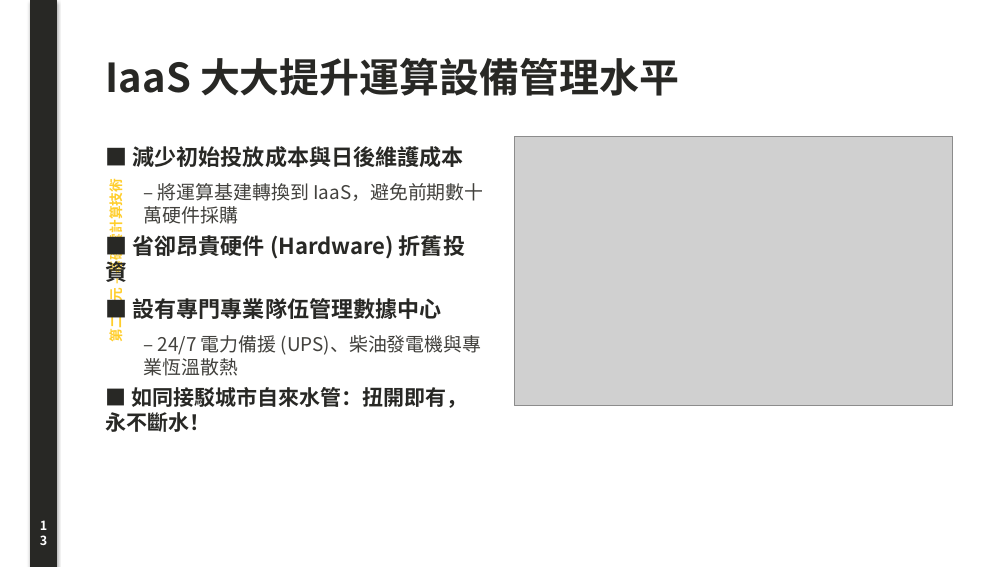
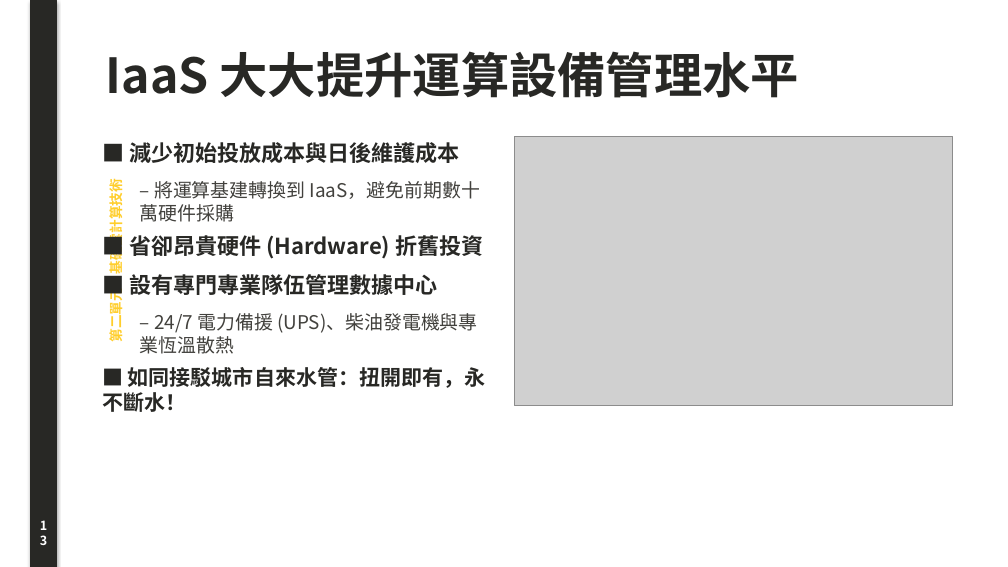
Before and after one commit to joe-ging/seed-cloud-curriculum, a slide deck: slide 13 of downloads/Deck01_Cloud_Foundations_Lecture_Note.pptx. Drawn at 1008x567 pixels with LibreOffice and Linux fonts; fonts in the diff are those of the drawing; grey boxes stand for pictures. Boxes give left, top, right and bottom in pixels: in the first picture for what was removed or moved away, otherwise in the second. Text is boxed around its words. In the diff, an @@ line names an element or a change of style, - is before the commit and + after.

```diff
--- a/downloads/Deck01_Cloud_Foundations_Lecture_Note.pptx
+++ b/downloads/Deck01_Cloud_Foundations_Lecture_Note.pptx
@@ text "IaaS 大大提升運算設備管理水平": place and size @@
-text "IaaS 大大提升運算設備管理水平" at <box>106,58,679,96</box>
+text "IaaS 大大提升運算設備管理水平" at <box>106,51,799,98</box>
@@ text "IaaS 大大提升運算設備管理水平" at <box>106,51,799,98</box>: size 38 to 46 pt @@
@@ text "■ 減少初始投放成本與日後維護成本" at <box>102,142,486,412</box>: more space between paragraphs @@
```
Also in this commit, not shown: 38 other slides changed, 40 other files.
